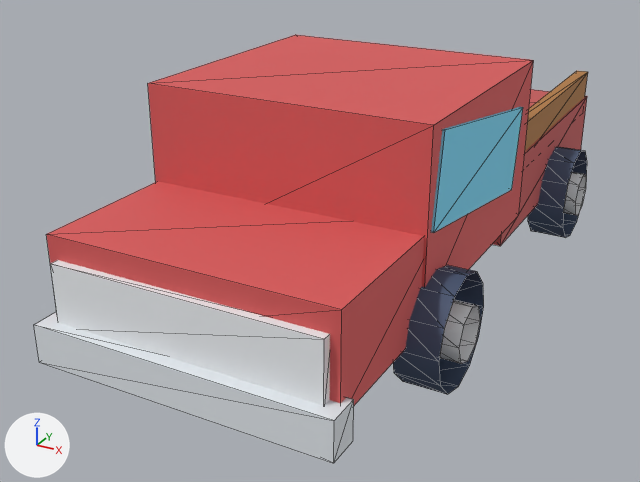
The glTF model assets/models/pickup-truck.glb, before and after one commit.
Before and after are seen from a 50 mm lens placed at (3.15, -6.74, 3.59), pointed at (-0.3, -0.46, 0.45). The lights are fixed; the arrows at lower left show +X, +Y and +Z. The picture after the commit comes second. Mesh edges are drawn as thin lines. Where no turn or scale is listed for an object, it has been applied to the vertices. Vertices at exactly the same position are counted once.

Objects in the first picture: 'Root'.
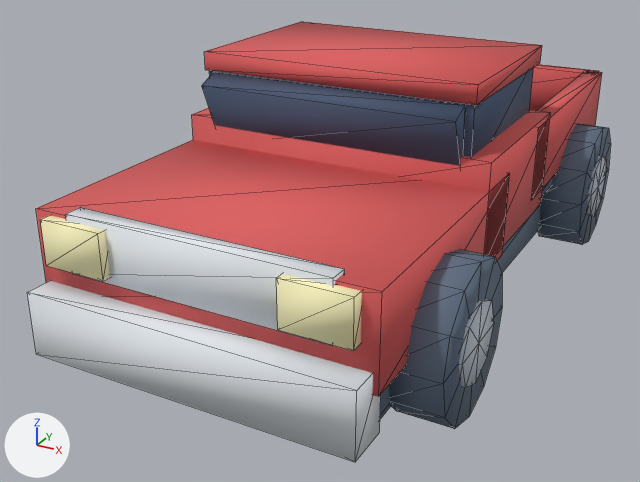
Boxes (x1, y1, x2, y2) around the edits, measured in the pictures (640 x 482 px; the box of a moved part takes in the faces that stretch with it):
'Root', reshaped: before (34, 35, 588, 463); after (27, 22, 611, 462)
part 1 of me_modelmesh, added (mostly hidden): after (380, 205, 540, 419)
part 2 of me_modelmesh, added: after (27, 281, 381, 462)
part 3 of me_modelmesh, added (red): after (36, 140, 510, 396)
part 4 of me_modelmesh, added: after (65, 207, 345, 346)
part 5 of me_modelmesh, added (red): after (192, 108, 550, 256)
part 6 of me_modelmesh, added: after (209, 67, 534, 157)
part 7 of me_modelmesh, added (red): after (204, 22, 542, 105)
part 8 of me_modelmesh, added (mostly hidden): after (542, 178, 553, 196)
part 9 of me_modelmesh, added (brown): after (532, 70, 602, 199)
part 10 of me_modelmesh, added (red): after (529, 64, 599, 110)
part 11 of me_modelmesh, added (blue): after (388, 249, 502, 429)
part 12 of me_modelmesh, added: after (459, 300, 494, 388)
part 13 of me_modelmesh, added (blue): after (538, 124, 611, 244)
part 14 of me_modelmesh, added: after (588, 155, 606, 216)
part 15 of me_modelmesh, added (beige): after (40, 215, 110, 281)
part 16 of me_modelmesh, added (beige): after (276, 274, 362, 351)
part 17 of me_modelmesh, deleted: before (34, 71, 588, 463)
part 18 of me_modelmesh, moved or reshaped: before (148, 35, 534, 287); after (202, 72, 466, 166)

The change, as a list of edits to the scene's bpy script:
```text
Add mat_sww_flat_vertex:
    mat_sww_flat_vertex = bpy.data.materials.new('SWW_Flat_Vertex')
    mat_sww_flat_vertex.use_nodes = True; mat_sww_flat_vertex.node_tree.nodes.clear()
    _N = mat_sww_flat_vertex.node_tree.nodes; _L = mat_sww_flat_vertex.node_tree.links
    n0 = _N.new('ShaderNodeBsdfPrincipled'); n0.name = 'Principled BSDF'
    n0.inputs[2].default_value = 0.8  # 'Roughness'
    n1 = _N.new('ShaderNodeOutputMaterial'); n1.name = 'Material Output'
    n2 = _N.new('ShaderNodeVertexColor'); n2.name = 'Color Attribute'
    _L.new(n0.outputs[0], n1.inputs[0])  # 'BSDF' to 'Surface'
    _L.new(n2.outputs[0], n0.inputs[0])  # 'Color' to 'Base Color'
Change me_modelmesh:
    used by ob_root; location = (0.0, 0.0, 0.0)
    remove me_modelmesh.from_pydata(...)  # 240 vertices, 348 faces; spans x -1.43..1.43, y -2.97..3.0, z 0.0..2.0
    remove me_modelmesh.materials.append(mat_defaultvertexcolormaterial)
    add me_modelmesh.from_pydata(...)  # 312 vertices, 524 faces; spans x -1.6..1.6, y -2.9..2.9, z 0.0..2.1
    me_modelmesh part 1: a new loose piece, a box spanning x -1.19..1.19, y -2.78..2.78, z 0.25..0.64, in mat_sww_flat_vertex
    me_modelmesh part 2: a new loose piece, a box spanning x -1.28..1.28, y -2.9..-2.56, z 0.3..0.79, in mat_sww_flat_vertex
    me_modelmesh part 3: a new loose piece, a box spanning x -1.32..1.32, y -2.68..-0.38, z 0.64..1.33, in mat_sww_flat_vertex
    me_modelmesh part 4: a new loose piece, a box spanning x -1.02..1.02, y -2.71..-2.56, z 0.91..1.36, in mat_sww_flat_vertex
    me_modelmesh part 5: a new loose piece, a box spanning x -1.32..1.32, y -0.86..0.67, z 0.72..1.56, in mat_sww_flat_vertex
    me_modelmesh part 6: a new loose piece, a box spanning x -1.15..1.15, y -0.81..0.62, z 1.36..2.0, in mat_sww_flat_vertex
    me_modelmesh part 7: a new loose piece, a box spanning x -1.17..1.17, y -0.84..0.74, z 1.95..2.1, in mat_sww_flat_vertex
    me_modelmesh part 8: a new loose piece, a box spanning x -1.28..1.28, y 0.34..2.64, z 0.72..0.96, in mat_sww_flat_vertex
    me_modelmesh part 9: a new loose piece, a box spanning x 1.15..1.32, y 0.34..2.64, z 0.86..1.51, in mat_sww_flat_vertex
    me_modelmesh part 10: a new loose piece, a box spanning x -1.28..1.28, y 2.49..2.68, z 0.86..1.51, in mat_sww_flat_vertex
    me_modelmesh part 11: a new loose piece, a 12-sided cylinder along x spanning x 1.15..1.57, y -2.3..-1.15, z 0.0..1.19, in mat_sww_flat_vertex
    me_modelmesh part 12: a new loose piece, an 8-sided cylinder along x spanning x 1.549..1.6, y -2.032..-1.419, z 0.277..0.909, in mat_sww_flat_vertex
    me_modelmesh part 13: a new loose piece, a 12-sided cylinder along x spanning x 1.15..1.57, y 1.15..2.3, z 0.0..1.19, in mat_sww_flat_vertex
    me_modelmesh part 14: a new loose piece, an 8-sided cylinder along x spanning x 1.549..1.6, y 1.419..2.032, z 0.277..0.909, in mat_sww_flat_vertex
    me_modelmesh part 15: a new loose piece, a box spanning x -1.19..-0.68, y -2.78..-2.63, z 0.96..1.31, in mat_sww_flat_vertex
    me_modelmesh part 16: a new loose piece, a box spanning x 0.68..1.19, y -2.78..-2.63, z 0.96..1.31, in mat_sww_flat_vertex
    me_modelmesh part 17: 15 loose pieces with 224 vertices, spanning x -1.43..1.43, y -2.97..3.0, z 0.0..1.42, are deleted
    me_modelmesh part 18: 16 vertices removed from x -1.17..1.17, y -1.6..0.6, z 0.6..2.0; 8 vertices added at x -1.09..1.09, y -1.02..-0.61, z 1.32..1.94
    other edits to the shape of me_modelmesh do not show in these pictures
    add me_modelmesh.materials.append(mat_sww_flat_vertex)
```
